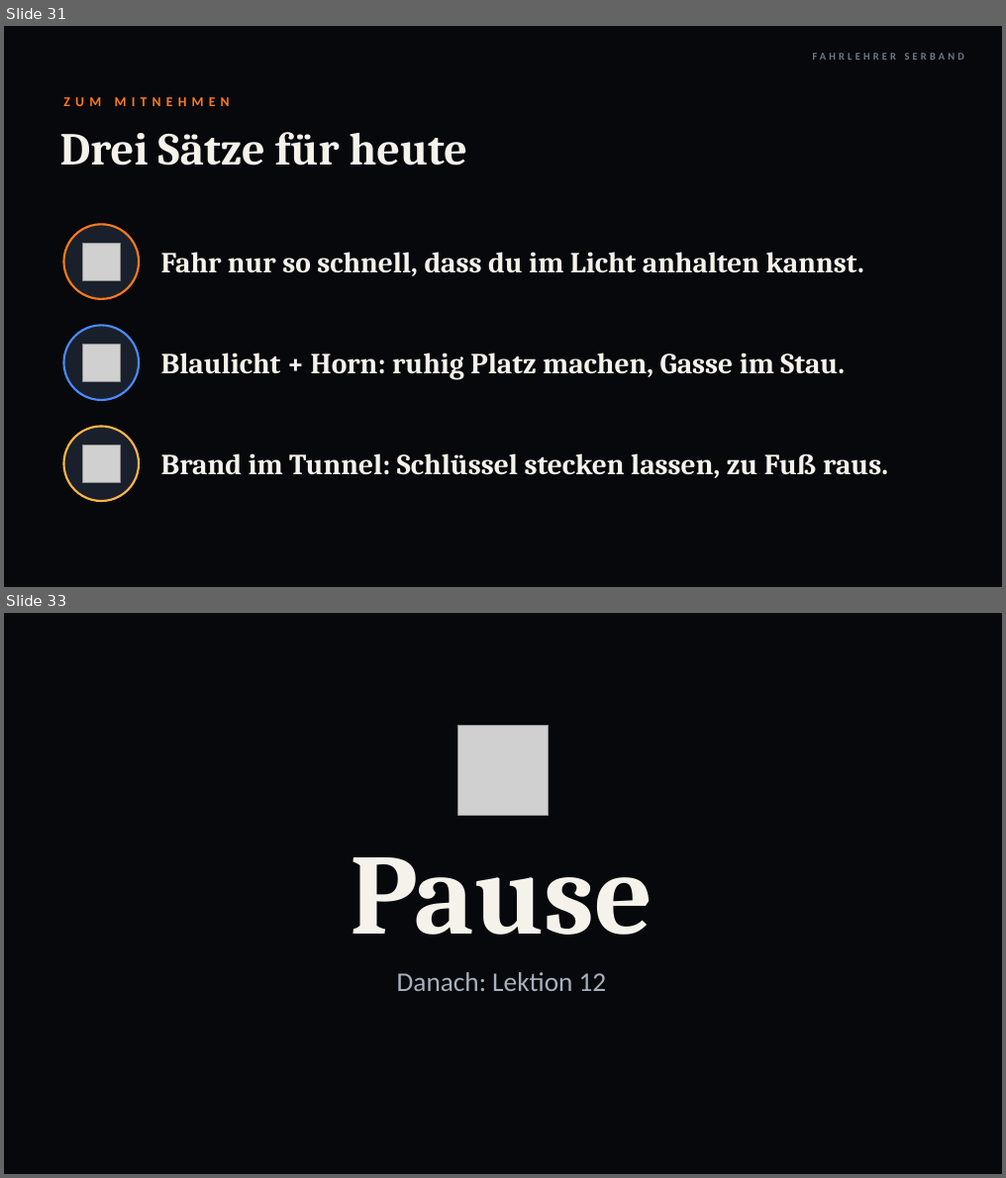
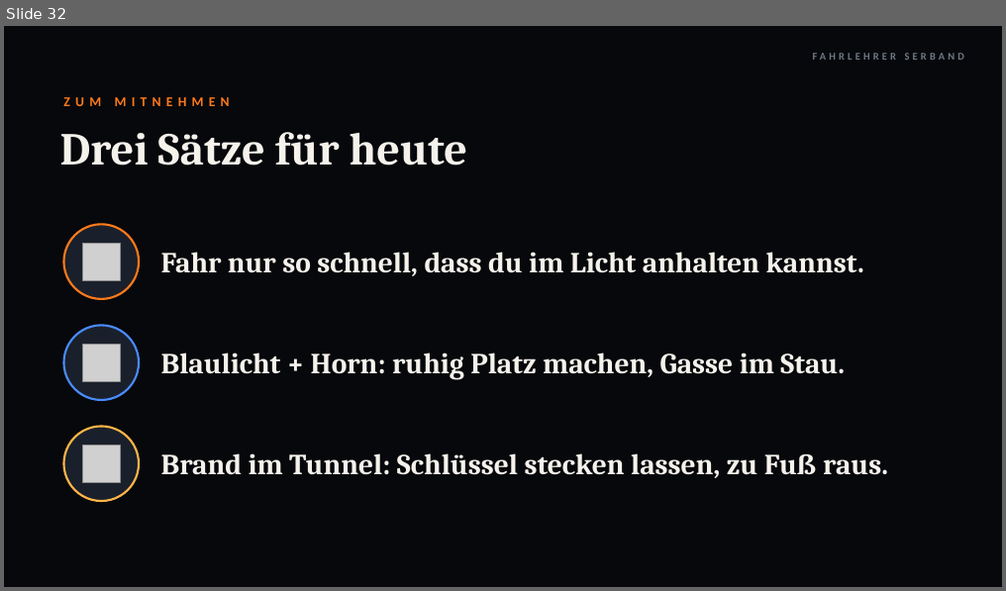
Before and after one commit to serband1995-hue/Fahrlehrer-Kompass-, a slide deck: theorie/lektion11/Lektion11_Besondere_Situationen.pptx. Shown one above the other, each under a label of ours: slides 31 and 33 before the commit, slide 32 after it; the slides between them are not shown. The pictures are 1006x1178 and 1006x591 pixels, drawn with LibreOffice and Linux fonts; fonts in the diff are those of the drawing; grey boxes stand for pictures; background and template pictures are left out. Boxes give left, top, right and bottom in pixels: in the first picture for what was removed or moved away, otherwise in the second. Text is boxed around its words. In the diff, an @@ line names an element or a change of style, - is before the commit and + after.

```diff
--- a/theorie/lektion11/Lektion11_Besondere_Situationen.pptx
+++ b/theorie/lektion11/Lektion11_Besondere_Situationen.pptx
@@ slide 33 removed at box(4, 613, 1002, 1174), background picture (left out) @@
@@ picture removed at box(458, 725, 548, 815) @@
@@ text removed at box(350, 858, 653, 935) @@
-Pause
@@ text removed at box(397, 972, 607, 991) @@
-Danach: Lektion 12
@@ what was slide 31 is now slide 32 @@
```
Also in this commit, not shown: 22 slides changed, 1 slide added, 2 other files.
